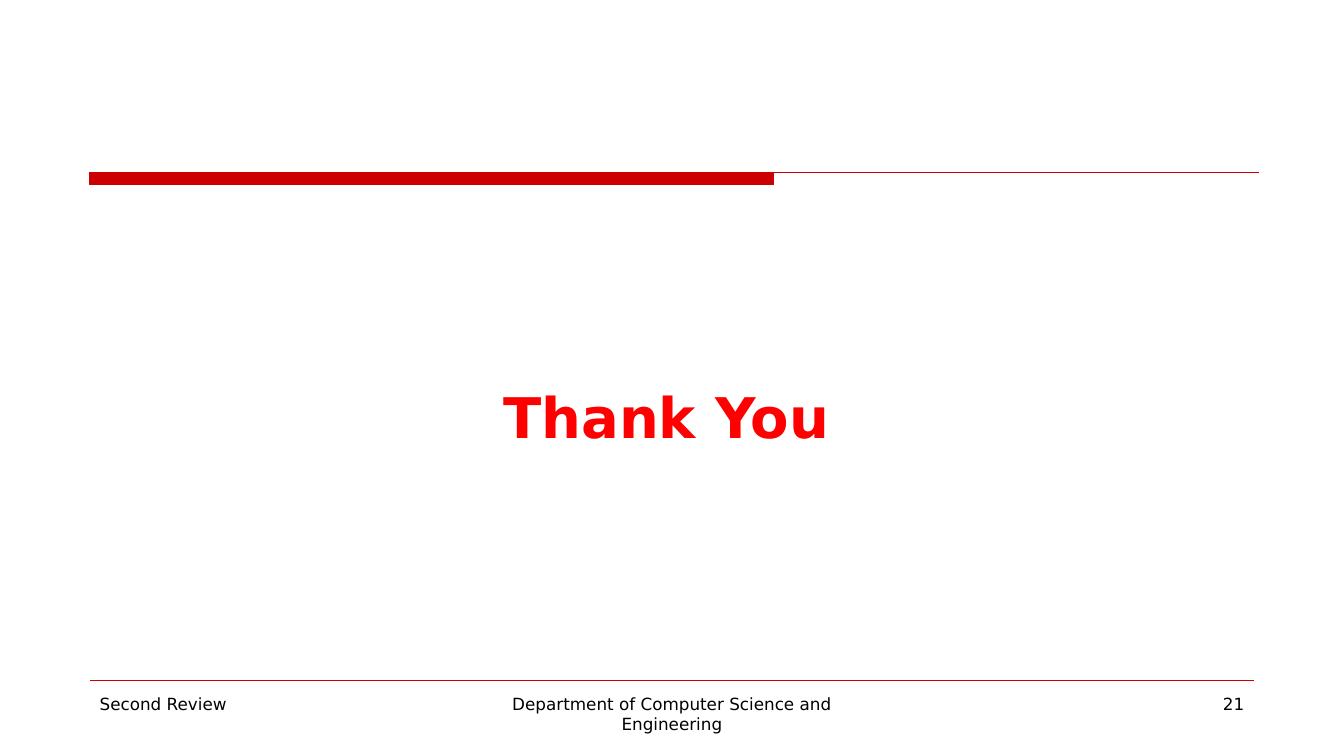
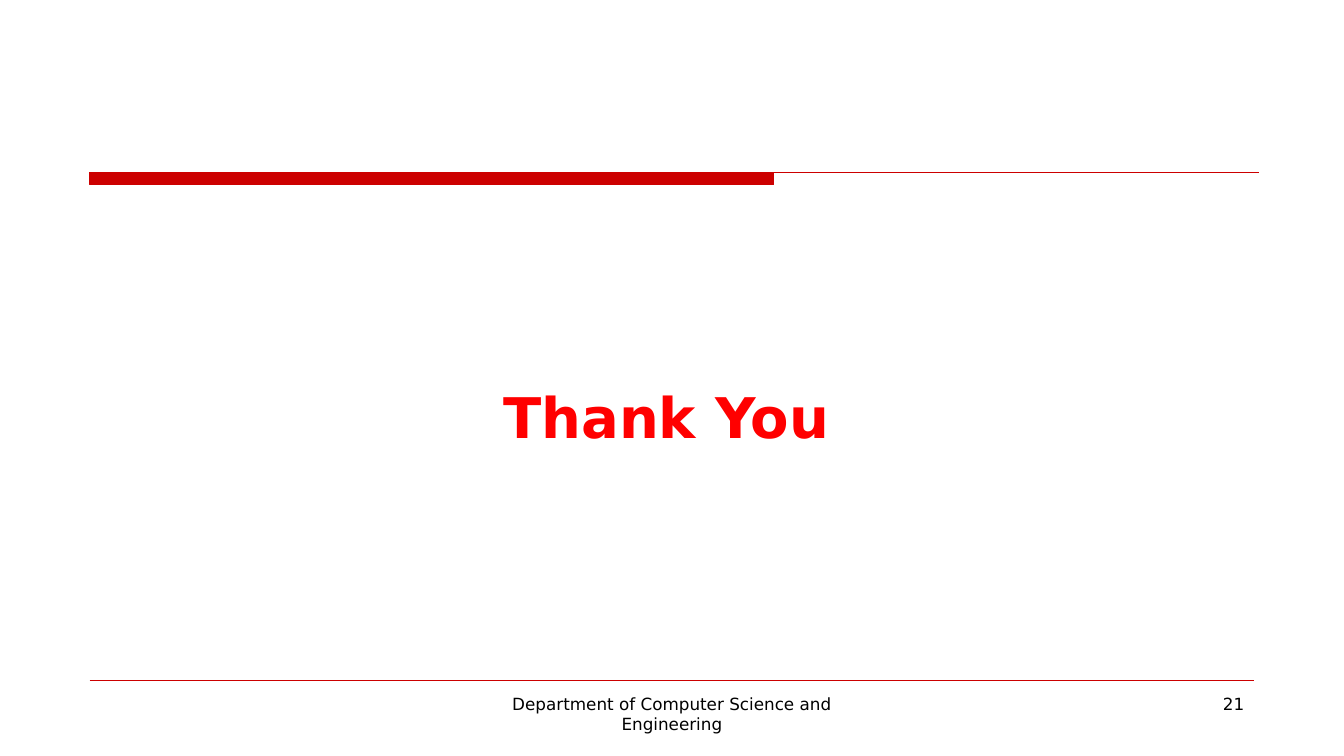
Before and after one commit to Rethigamer/220701222-CS19643-FOML-Lab, a slide deck: slide 21 of FOML_PPT.pptx. Drawn at 1344x756 pixels with LibreOffice and Linux fonts; fonts in the diff are those of the drawing; background and template pictures are left out. Boxes give left, top, right and bottom in pixels: in the first picture for what was removed or moved away, otherwise in the second. Text is boxed around its words. In the diff, an @@ line names an element or a change of style, - is before the commit and + after.

```diff
--- a/FOML_PPT.pptx
+++ b/FOML_PPT.pptx
@@ text removed at <box>100,697,227,711</box> @@
-Second Review
```
Also in this commit, not shown: 6 other slides changed.
